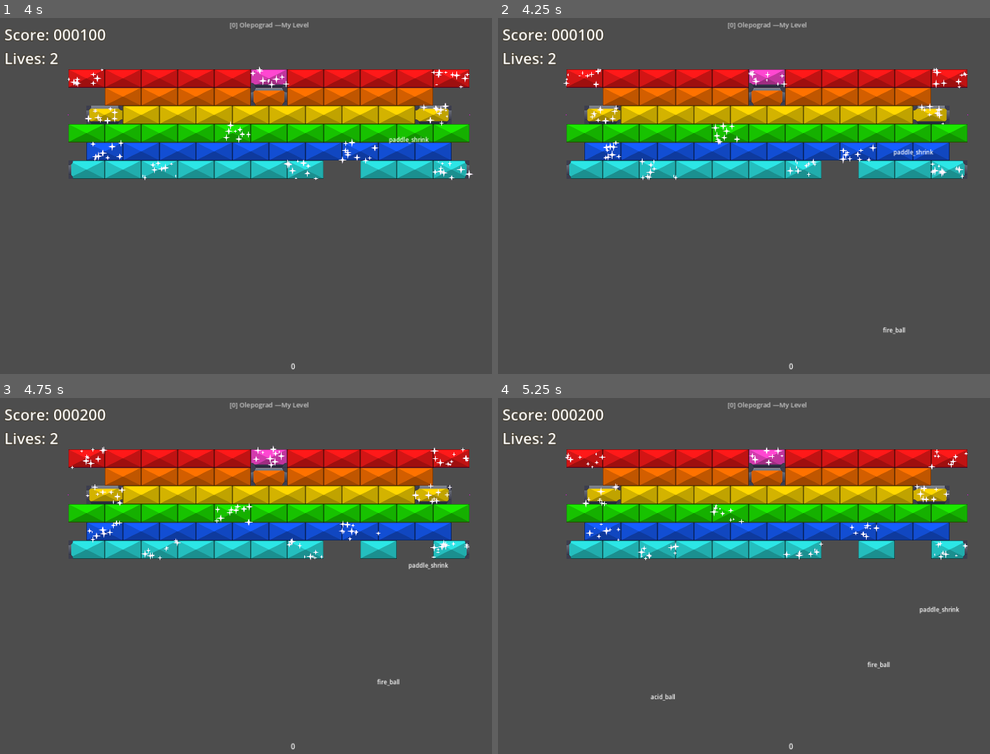
Above: before the commit, frames 1-4 (two rows, left to right).
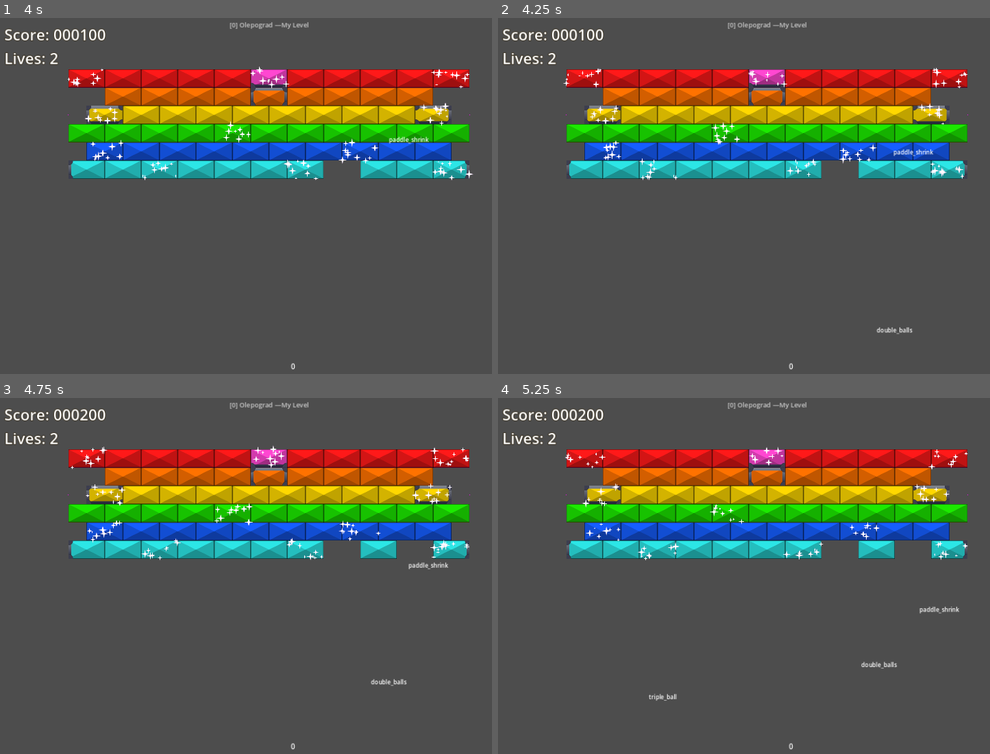
Above: after the commit, the same moments.

Repository: O-39889/brickout
Game: Godot game, scene res://scenes/main_level.tscn
Same seed, same stepped clock (60 frames per second), same inputs: the game is played once before the commit and once after it. The engine's default icon, where the game draws it, is replaced by a stand-in: a white triangle on a blue panel in a dark square.
Inputs (mouse positions are in pixels of both pictures, inside the frame that each line leads up to):
- Up to frame 1 (4 s): move the mouse to (300, 196) at 0.52 s; click (300, 196) at 0.67 s; move the mouse to (241, 199) at 1.27 s; click (241, 199) at 1.42 s; move the mouse to (280, 188) at 2.02 s; click (280, 188) at 2.17 s; move the mouse to (260, 203) at 2.77 s; click (260, 203) at 2.92 s; move the mouse to (309, 203) at 3.52 s; click (309, 203) at 3.67 s
- Up to frame 2 (4.25 s): tap F2 (debug_2) at 4.15 s
- Up to frame 3 (4.75 s): move the mouse to (226, 572) at 4.27 s; click (226, 572) at 4.42 s
- Up to frame 4 (5.25 s): tap F3 (debug_3) at 4.9 s; move the mouse to (773, 576) at 5.02 s; click (773, 576) at 5.17 s

Frame 1 is identical in both runs. In frame 2, less than 0.1% of the frame differs, in the area x 76-85%, y 86-89%; in frame 3, less than 0.1%; in frame 4, 0.1%, in the area x 30-82%, y 74-85%.

Commit message:
Take advantage of boolean return type of add_ball() to validate if no limit was brokenst

Diff:
--- a/scripts/Ball.gd
+++ b/scripts/Ball.gd
@@ -165,20 +165,6 @@
 
 
 func handle_cloned(clones: Array[Ball]):
-	if false:
-		return;
-		set_collision_mask_value(3, false);
-		collision_shape.self_modulate = Color.BLACK;
-		for ball in clones:
-			ball.set_collision_mask_value(3, false);
-			ball.collision_shape.self_modulate = Color.BLACK;
-		get_tree().create_timer(BALL_RADIUS * 2 / target_speed).\
-			timeout.connect(func():
-				set_collision_mask_value(3, true);
-				collision_shape.self_modulate = Color.WHITE;
-				for b in clones:
-					b.set_collision_mask_value(3, true)
-					b.collision_shape.self_modulate = Color.WHITE);
 	ball_detection_area.visible = true;
 	ball_detection_area.process_mode = Node.PROCESS_MODE_INHERIT;
 	set_collision_mask_value(3, false);
--- a/scripts/Paddle.gd
+++ b/scripts/Paddle.gd
@@ -57,7 +57,7 @@
 const GUN_POS : float = 0.1;
 
 
-var level : Node2D;
+var level : Level;
 var balls : Array[Ball] = [];
 var persistent_balls : Array[Ball] = [];
 
--- a/scripts/main_level.gd
+++ b/scripts/main_level.gd
@@ -108,9 +108,11 @@
 		else:
 			new_ball.position = b.position;
 			launch_vector = b.velocity.normalized().rotated(angle_offset);
-		add_ball(new_ball);
-		cloned_balls.append(new_ball);
-		new_ball.launch(launch_vector);
+		if add_ball(new_ball):
+			cloned_balls.append(new_ball);
+			new_ball.launch(launch_vector);
+		else:
+			new_ball.queue_free();
 	b.handle_cloned(cloned_balls);
 
 
@@ -187,13 +189,13 @@
 			powerup_component._request_powerup('finish_level',
 				paddle.position - Vector2(0, 69));
 		if event.is_action_pressed("debug_2"):
-			powerup_component._request_powerup('fire_ball',
+			powerup_component._request_powerup('double_balls',
 				paddle.position - Vector2(0, 69));
 		if event.is_action_pressed('debug_3'):
-			powerup_component._request_powerup('acid_ball',
+			powerup_component._request_powerup('triple_ball',
 				paddle.position - Vector2(0, 69));
 		if event.is_action_pressed('debug_4'):
-			powerup_component._request_powerup('paddle_freeze',
+			powerup_component._request_powerup('add_ball',
 				paddle.position - Vector2(0, 69));
 		if event.is_action_pressed('debug_5'):
 			Engine.time_scale = 1.0 if not is_equal_approx(Engine.time_scale, 1.0) else 0.02;
